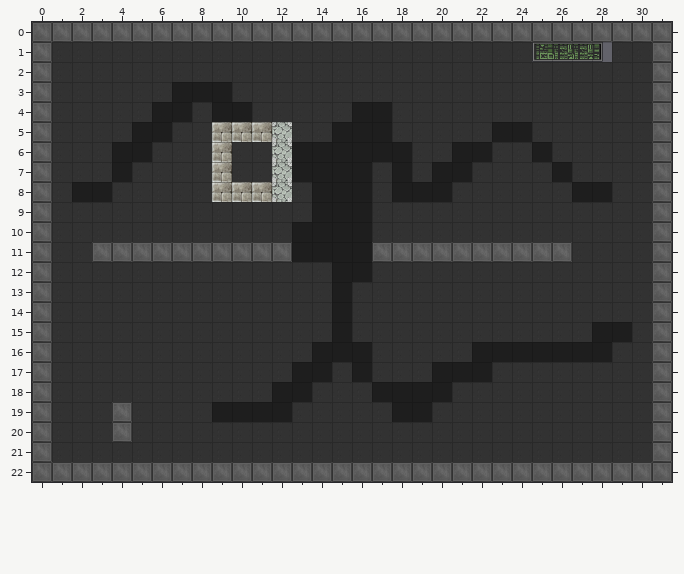
Level history. Tiled map: src/content/maps/level_0.tmx. The picture above is the old version.
Cells are 32x32 px. Shown: x 0..31, y 0..22.
After the commit:
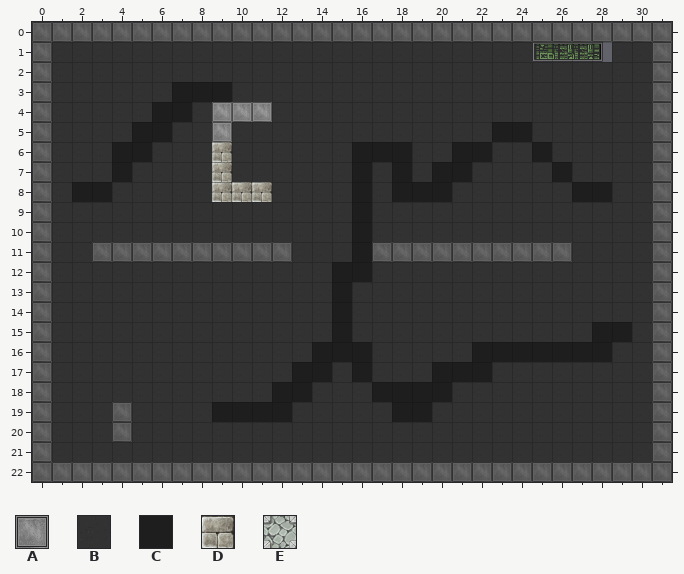
Key: from "space": A 16, B 57, C 60; from "test": D 16, E 1097.
_ is an empty cell.
Change:
Layer "Tile Layer 2":
Tile C gives way to one hidden under a higher layer in row 4 at x 9 to 10.
Tile B is added in row 5 at x 10 to 11.
Tile B replaces tile C in row 4 at x 16 to 17; in row 5 at x 15 to 17; in rows 6 to 7 at x 13 to 15; in rows 8 to 9 at x 14 to 15; in rows 10 to 11 at x 13 to 15.
Tile B replaces tile E in rows 5 to 8 at x 12.
Layer "Tile Layer 3":
Tile A replaces tile D in row 5 at x 9.
Tile A is added in row 4 at x 9 to 11.
Tile D is removed in row 5 at x 10 to 11.
Where, in picture pixels (left, top, right, bottom), the same in both pictures:
changed: (212, 102, 392, 262)
